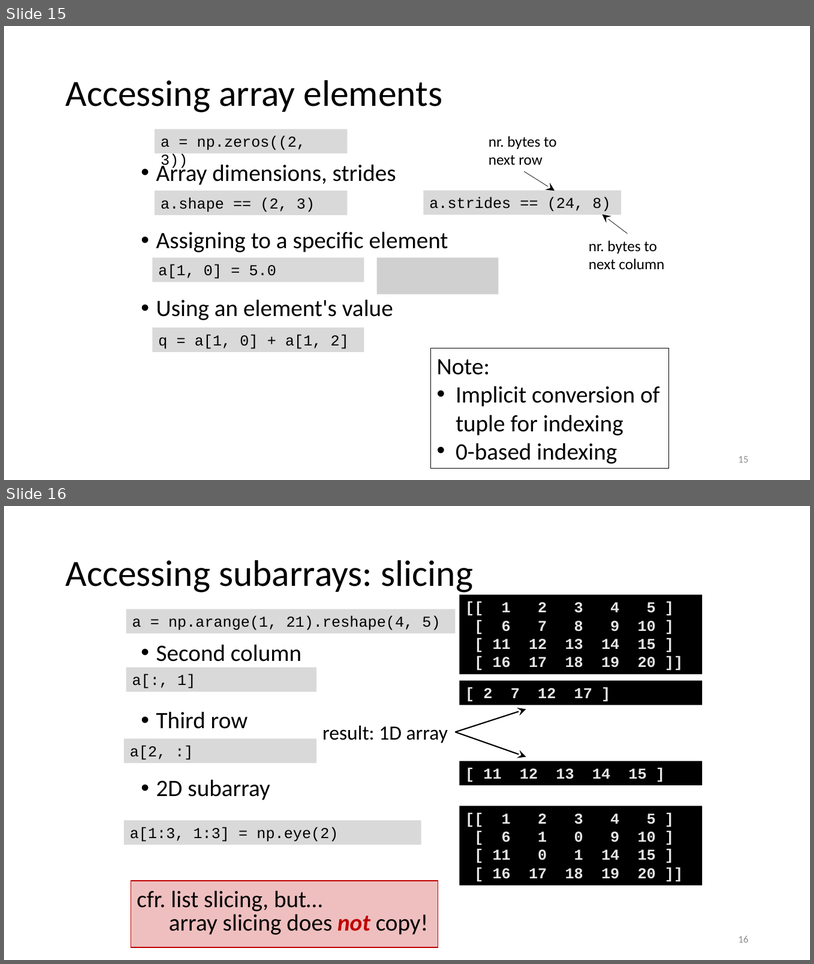
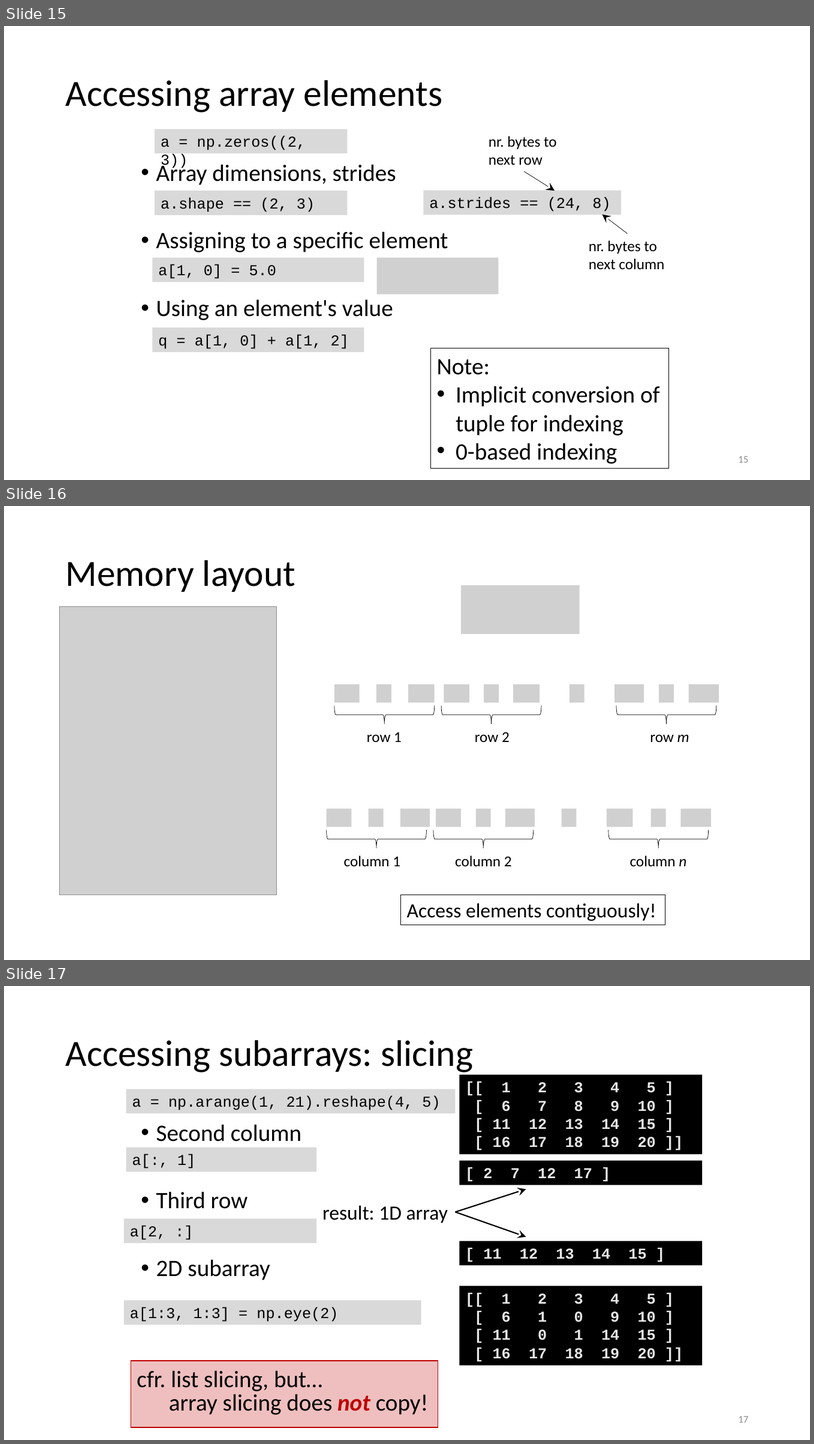
Before and after one commit to gjbex/Scientific-Python, a slide deck: scientific_python.pptx. Shown one above the other, each under a label of ours: slides 15 and 16 before the commit, slides 15, 16 and 17 after it. The pictures are 814x964 and 814x1444 pixels, drawn with LibreOffice and Linux fonts; fonts in the diff are those of the drawing; grey boxes stand for pictures. Boxes give left, top, right and bottom in pixels: in the first picture for what was removed or moved away, otherwise in the second. Text is boxed around its words. In the diff, an @@ line names an element or a change of style, - is before the commit and + after.

Commit message:
Add slide on array memory layout

```diff
--- a/scientific_python.pptx
+++ b/scientific_python.pptx
@@ slide 16 added at [4, 506, 810, 960], background #FFFFFF @@
@@ title added at [65, 560, 296, 592], 44 pt, text #000000 @@
+Memory layout
@@ picture added at [461, 585, 580, 634] @@
@@ picture added at [60, 606, 278, 894] @@
@@ group added at [335, 684, 719, 703]: 10 pictures @@
@@ right brace added at [335, 706, 435, 724], outline #000000 0.5 pt @@
@@ right brace added at [441, 706, 542, 724], outline #000000 0.5 pt @@
@@ right brace added at [617, 706, 717, 724], outline #000000 0.5 pt @@
@@ text added at [367, 732, 402, 742], 18 pt, text #000000 @@
+row 1
@@ text added at [475, 732, 510, 742], 18 pt, text #000000 @@
+row 2
@@ text added at [650, 734, 690, 742], 18 pt, text #000000 @@
+row m
@@ group added at [326, 808, 711, 826]: 10 pictures @@
@@ right brace added at [326, 830, 427, 849], outline #000000 0.5 pt @@
@@ right brace added at [434, 830, 534, 849], outline #000000 0.5 pt @@
@@ right brace added at [608, 830, 709, 849], outline #000000 0.5 pt @@
@@ text added at [344, 855, 401, 867], 18 pt, text #000000 @@
+column 1
@@ text added at [455, 855, 512, 866], 18 pt, text #000000 @@
+column 2
@@ text added at [630, 855, 687, 867], 18 pt, text #000000 @@
+column n
@@ rectangle added at [401, 894, 666, 925], outline #000000 0.75 pt, 24 pt, text #000000 @@
+Access elements contiguously!
@@ what was slide 16 is now slide 17 @@
@@ page number at [738, 1416, 749, 1422]: text changed @@
-16
+17
```
